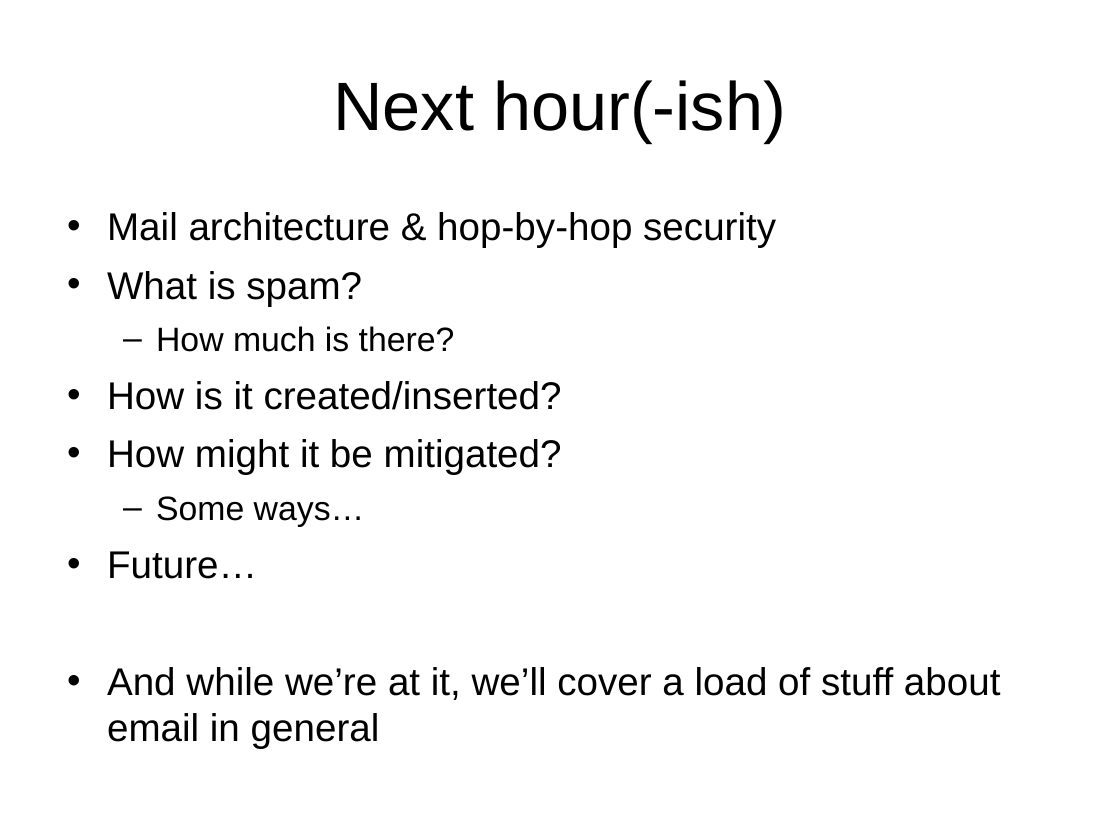
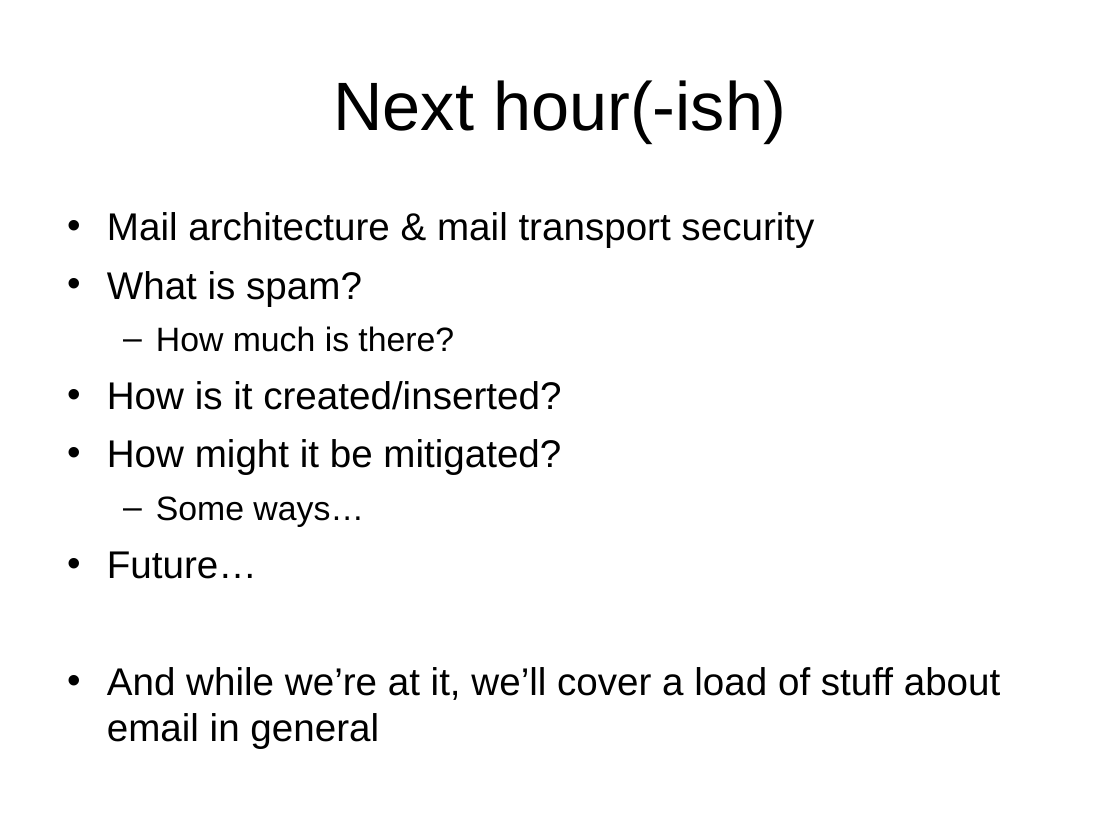
Before and after one commit to sftcd/cs7053, a slide deck: slide 2 of 2016lectures/04-spam.ppt. Drawn at 1120x840 pixels with LibreOffice and Linux fonts; fonts in the diff are those of the drawing. Boxes give left, top, right and bottom in pixels: in the first picture for what was removed or moved away, otherwise in the second. Text is boxed around its words. In the diff, an @@ line names an element or a change of style, - is before the commit and + after.

Commit message:
updated mail again

```diff
--- a/2016lectures/04-spam.ppt
+++ b/2016lectures/04-spam.ppt
@@ text at (x1=107, y1=212, x2=814, y2=247): text changed @@
-• Mail architecture & hop-by-hop security
+• Mail architecture & mail transport security
```
Also in this commit, not shown: 18 other slides changed, 1 slide added, 2 other files.
